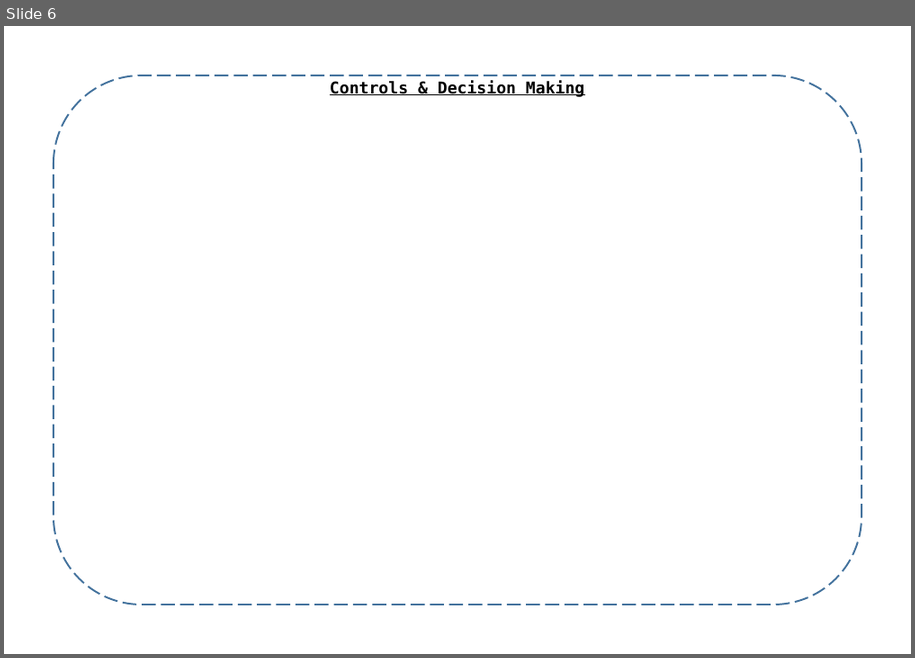
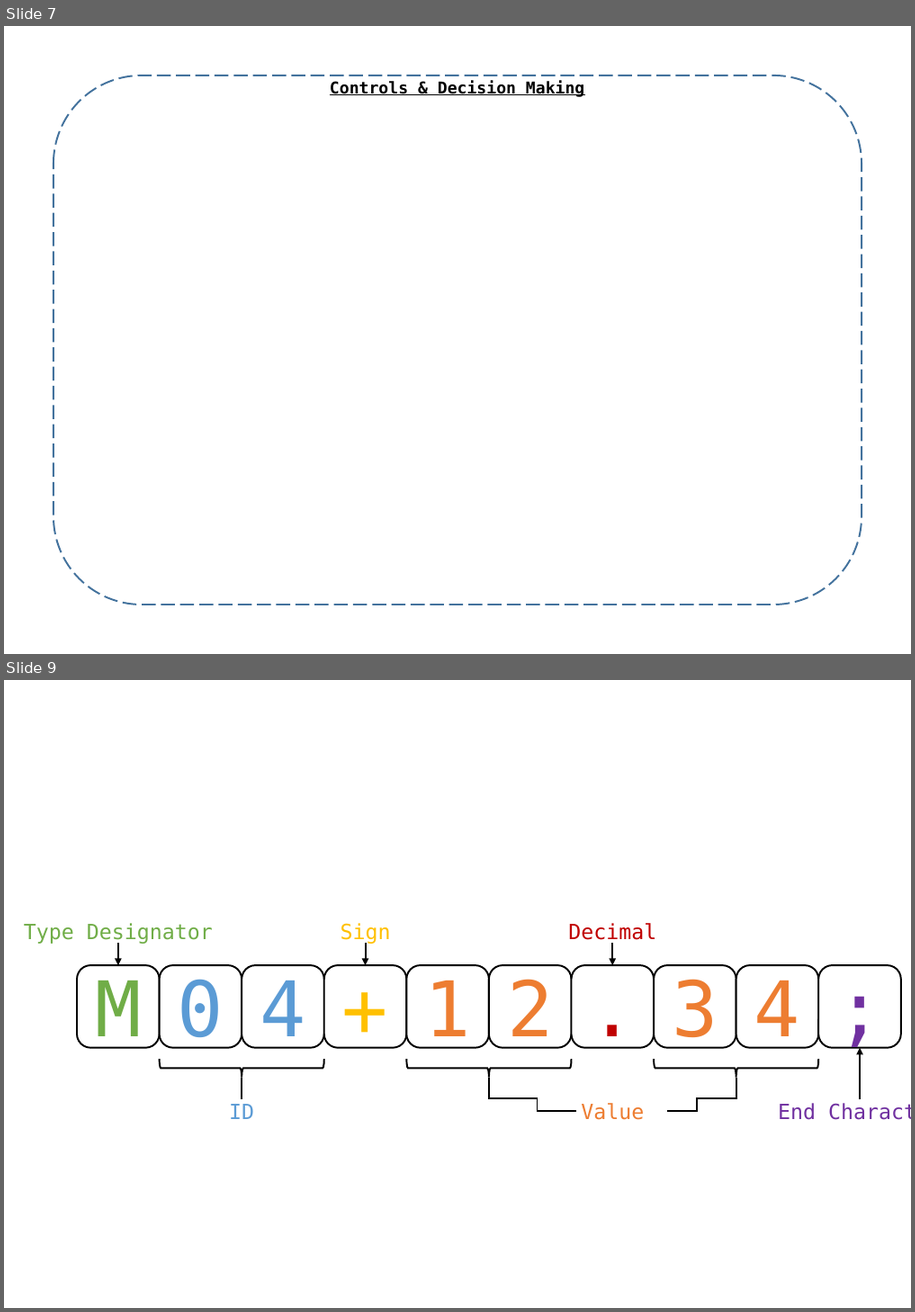
Before and after one commit to samuelwilliams413/METR4901, a slide deck: Documentation/FuncDecomp.pptx. Shown one above the other, each under a label of ours: slide 6 before the commit, slides 7 and 9 after it; the slides between them are not shown. The pictures are 915x658 and 915x1312 pixels, drawn with LibreOffice and Linux fonts; fonts in the diff are those of the drawing. Boxes give left, top, right and bottom in pixels: in the first picture for what was removed or moved away, otherwise in the second. Text is boxed around its words. In the diff, an @@ line names an element or a change of style, - is before the commit and + after.

```diff
--- a/Documentation/FuncDecomp.pptx
+++ b/Documentation/FuncDecomp.pptx
@@ slide 9 added at box(4, 680, 911, 1308), background #FFFFFF @@
@@ group added at box(22, 920, 911, 1122): 16 rounded rectangles, 4 arrows, 3 left braces, 2 elbow lines, 1 line @@
+Type Designator
+M
+0
+4
++
+1
+2
+.
+3
+4
+;
+ID
+Value
+Sign
+Decimal
+End Character
@@ what was slide 6 is now slide 7 @@
```
Also in this commit, not shown: 1 slide changed, 4 other slides added, 2 slides removed, 4 other files.
